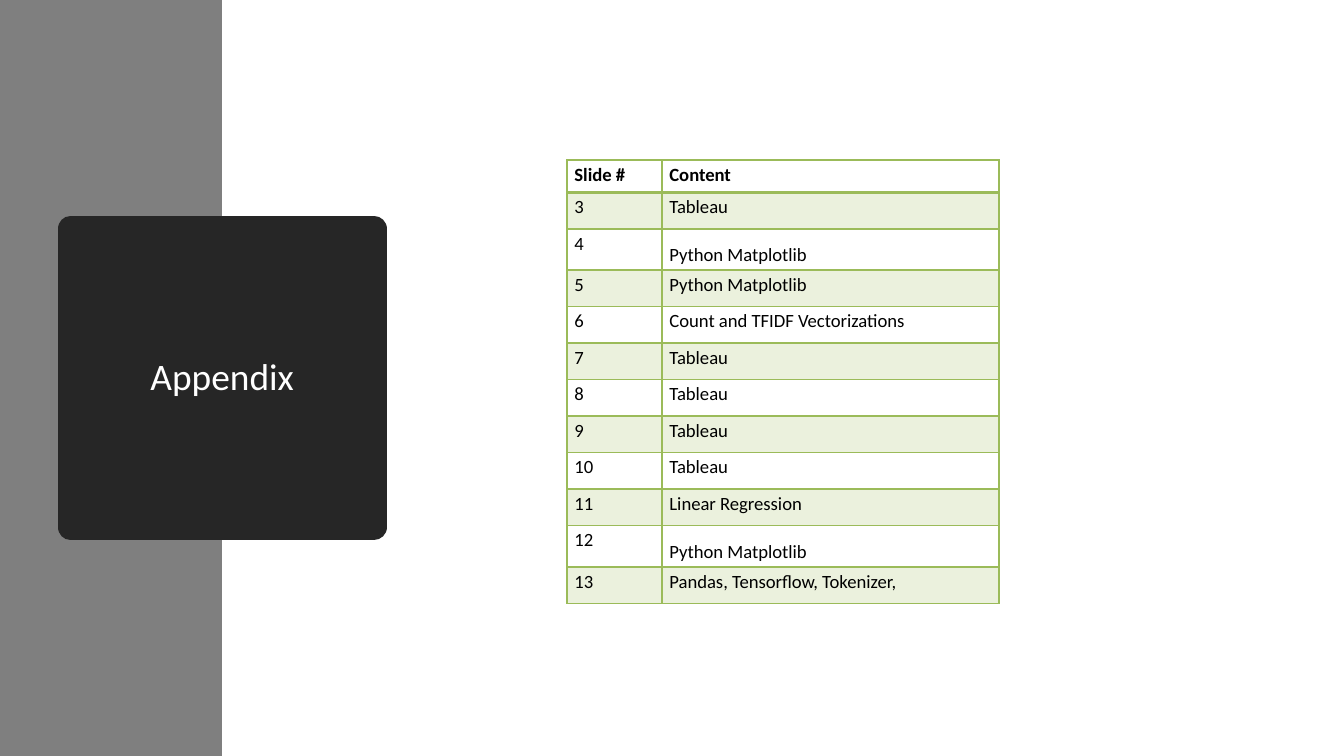
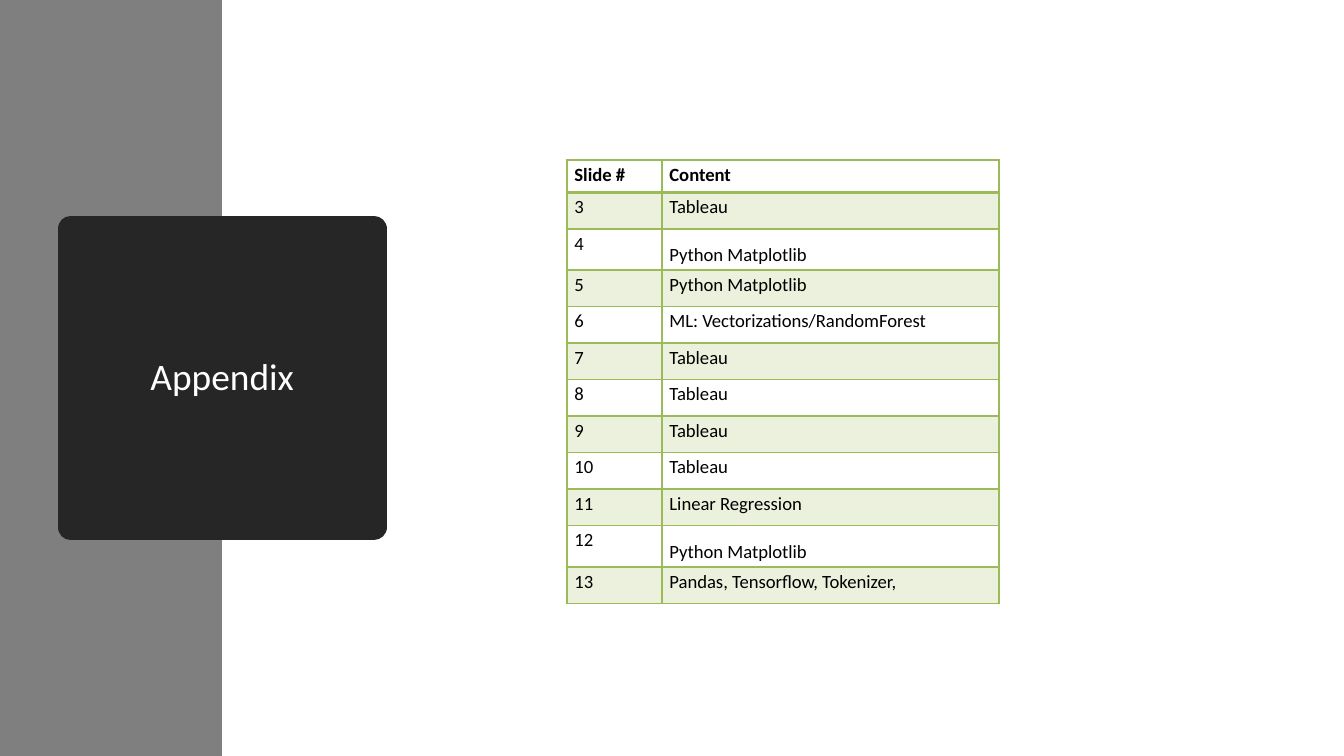
Before and after one commit to tuyetnguyen56/FINAL_PROJECT, a slide deck: slide 14 of Fabio/Wines Across the World.pptx. Drawn at 1344x756 pixels with LibreOffice and Linux fonts; fonts in the diff are those of the drawing. Boxes give left, top, right and bottom in pixels: in the first picture for what was removed or moved away, otherwise in the second. Text is boxed around its words. In the diff, an @@ line names an element or a change of style, - is before the commit and + after.

```diff
--- a/Fabio/Wines Across the World.pptx
+++ b/Fabio/Wines Across the World.pptx
@@ table at bbox=[567, 160, 1000, 595] @@
-row 5, column 2: Count and TFIDF Vectorizations
+row 5, column 2: ML: Vectorizations/RandomForest
```
Also in this commit, not shown: 4 other slides changed, 1 slide added, 1 slide removed.
